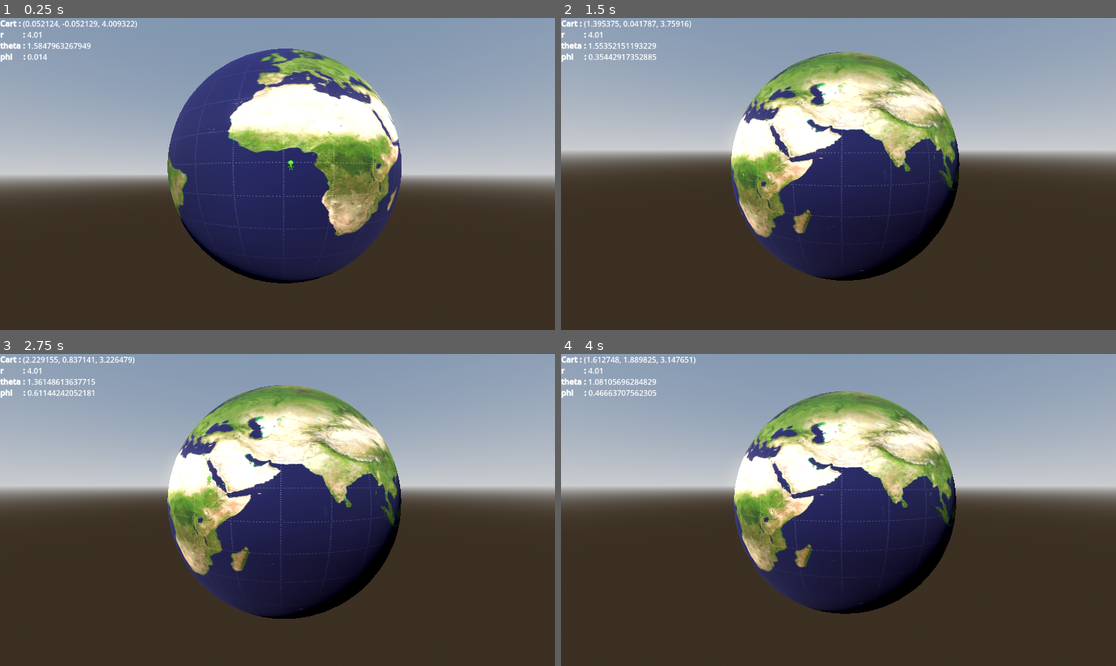
Above: before the commit, frames 1-4 (two rows, left to right).
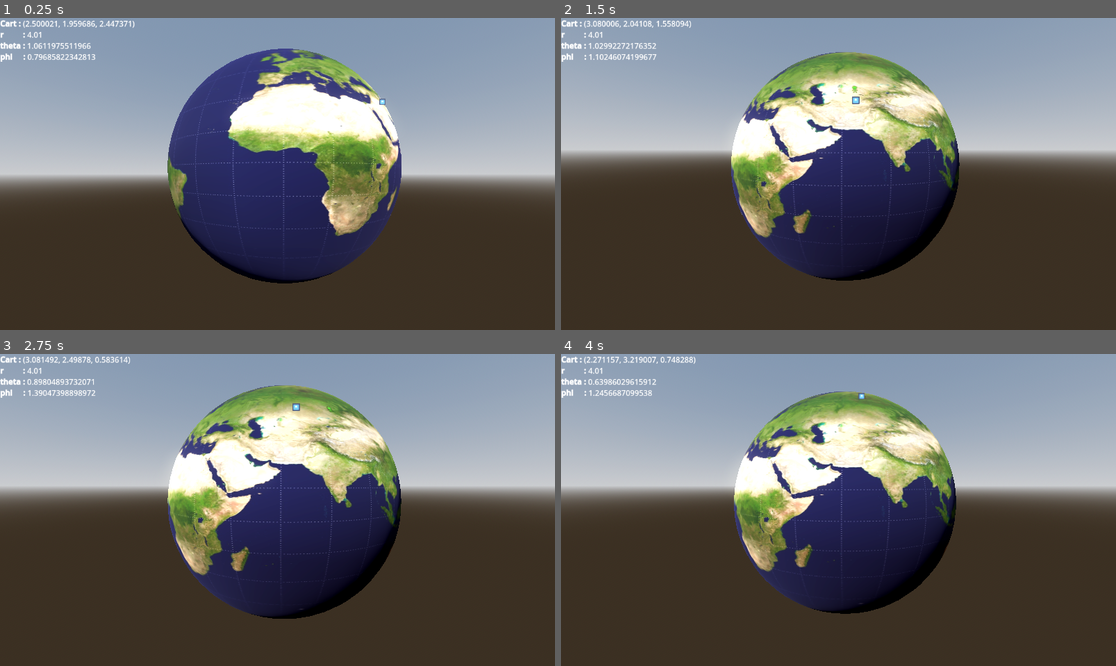
Above: after the commit, the same moments.

Repository: sillyLao/Minilings
Game: Godot game, scene res://scenes/game.tscn
Two runs of this game, one before a commit and one after it. Both use one fixed random seed, a clock stepped at 60 frames per second and the inputs below. The engine's default icon, where the game draws it, is replaced by a stand-in: a white triangle on a blue panel in a dark square.
Inputs (mouse positions are in pixels of both pictures, inside the frame that each line leads up to):
- Up to frame 1 (0.25 s): no input
- Up to frame 2 (1.5 s): move the mouse to (960, 158) at 0.52 s; hold Right (ui_right) 0.53-1.28 s; hold Right mouse button (camera_rotate) 0.53-1.28 s; move the mouse to (810, 174) at 1.27 s; hold Up (ui_up) from 1.28 s (still down); tap Mouse wheel down (scroll_down) at 1.35 s
- Up to frame 3 (2.75 s): move the mouse to (333, 441) at 2.02 s; release Up (ui_up) at 2.03 s; hold Right (ui_right) from 2.03 s (still down); tap Mouse wheel up (scroll_up) at 2.1 s
- Up to frame 4 (4 s): move the mouse to (810, 572) at 2.77 s; release Right (ui_right) at 2.78 s; hold Up (ui_up) 2.78-3.53 s; right-click (810, 572) at 2.85 s; move the mouse to (1005, 556) at 3.52 s; hold Left (ui_left) from 3.53 s (still down); tap Mouse wheel down (scroll_down) at 3.6 s

The runs differ from the first frame. In frame 1, 0.5% of the frame differs, in the area x 4-70%, y 0-49%; in frame 2, 0.4%; in frame 3, 0.4%; in frame 4, 0.4%.

Commit message:
collision & raycast

Diff:
--- a/scenes/gaia.tscn
+++ b/scenes/gaia.tscn
@@ -1,9 +1,10 @@
-[gd_scene load_steps=7 format=3 uid="uid://b5sykql048wnj"]
+[gd_scene load_steps=8 format=3 uid="uid://b5sykql048wnj"]
 
 [ext_resource type="Script" uid="uid://dpl7bvaryr72m" path="res://scripts/gaia.gd" id="1_6tpek"]
 [ext_resource type="Texture2D" uid="uid://cyy705txl7dof" path="res://assets/gaia_idle.png" id="1_tvtma"]
 [ext_resource type="Script" uid="uid://bgm5ndkfxjipm" path="res://scripts/ia.gd" id="3_vcow4"]
 [ext_resource type="Script" uid="uid://c2cuj34uwujk0" path="res://scripts/wander.gd" id="4_tlcuw"]
+[ext_resource type="Texture2D" uid="uid://c1yunoorcpa1u" path="res://icon.svg" id="4_watpk"]
 
 [sub_resource type="AtlasTexture" id="AtlasTexture_6tpek"]
 atlas = ExtResource("1_tvtma")
@@ -32,6 +33,15 @@
 [node name="Timer" type="Timer" parent="IA"]
 one_shot = true
 
+[node name="RayCast3D" type="RayCast3D" parent="IA"]
+
+[node name="Sprite3D" type="Sprite3D" parent="IA/RayCast3D"]
+transform = Transform3D(0.135, 0, 0, 0, 0.135, 0, 0, 0, 0.135, 0, 0, 0)
+billboard = 1
+shaded = true
+no_depth_test = true
+texture = ExtResource("4_watpk")
+
 [node name="Wander" type="Node" parent="IA"]
 script = ExtResource("4_tlcuw")
 speed = 1.0
--- a/scenes/game.tscn
+++ b/scenes/game.tscn
@@ -38,6 +38,13 @@
 rings = 40
 material = SubResource("StandardMaterial3D_e2o6t")
 
+[node name="Collisions" type="StaticBody3D" parent="Planète"]
+
+[node name="CollisionPolygon3D" type="CollisionPolygon3D" parent="Planète/Collisions"]
+transform = Transform3D(0.81532, 0, -0.579011, 0, 1, 0, 0.579011, 0, 0.81532, 7.7037, 1.23516, -12.3896)
+depth = 25.455
+polygon = PackedVector2Array(-0.0308684, 2.01396, -0.479361, 1.55347, -0.82954, 1.10301, -0.933524, -0.164417, -0.47478, -0.858239, -0.53239, -1.59956, -1.2786, -1.96922, -2.15517, -1.60426, -2.09931, -3.1518, 0.357905, -5.00589, 2.68516, -4.66014, 1.71314, -3.98919, 1.16451, -3.04874, 2.7313, -2.37453, 3.65453, -1.52096, 3.9028, -0.727282, 3.77084, 0.31521, 2.37844, 0.924751, 2.09981, 1.96119, 1.54582, 1.78803, 0.64266, 2.17229, 0.35644, 1.95378)
+
 [node name="gaia" parent="." instance=ExtResource("2_lnu2h")]
 transform = Transform3D(0.025, 0, 0, 0, 0.025, 0, 0, 0, 0.025, 0, 0, 0)
 
@@ -54,3 +61,5 @@
 text = "[b]r         : [/b]
 [b]theta : [/b]
 [b]phi     : [/b]"
+
+[editable path="gaia"]
--- a/scripts/gaia.gd
+++ b/scripts/gaia.gd
@@ -3,8 +3,8 @@
 @onready var planet : CSGSphere3D = $"../Planète"
 
 var r : float
-var theta : float = PI/2
-var phi : float = 0
+var theta : float = PI/3
+var phi : float = PI/4
 var PT : Vector2
 
 func _ready():
@@ -28,3 +28,4 @@
 	var dir = planet.position.direction_to(position)
 	rotation = Vector3(theta+PI/2, phi, float(theta-PI < 0)*PI)
 	PT = Vector2(phi, theta)
+	move_and_slide()
--- a/scripts/ia.gd
+++ b/scripts/ia.gd
@@ -1,25 +1,56 @@
 extends Node
 
+@onready var planet : CSGSphere3D = $"../../Planète"
 @onready var agent : CharacterBody3D = $".."
 @onready var timer : Timer = $"Timer"
 @onready var Wander = $"Wander"
 
 var goal_pos : Vector2
+var theta_speed : float
+var phi_speed : float
 
 func _ready():
 	await agent.ready
 	doWander()
 
 func _physics_process(delta):
-	agent.theta = move_toward(agent.theta, goal_pos.y, Wander.speed/1000)
-	agent.phi = move_toward(agent.phi, goal_pos.x, Wander.speed/1000)
+	if not goal_pos == agent.PT:
+		agent.theta = move_toward(agent.theta, goal_pos.y, theta_speed/1000)
+		agent.phi = move_toward(agent.phi, goal_pos.x, phi_speed/1000)
+	if $RayCast3D.is_colliding():
+		print(4)
+
+func WillCollide(pos : Vector2) -> bool:
+	var r = planet.radius
+	var theta = pos.y
+	var phi = pos.x
+	var goal_cart = Vector3(r*sin(theta)*sin(phi), r*cos(theta), r*sin(theta)*cos(phi))
+	var goal_diff = agent.position - goal_cart
+	$RayCast3D.position = agent.position
+	$RayCast3D.target_position = -goal_diff
+	$RayCast3D.force_raycast_update()
+	$RayCast3D/Sprite3D.position = -goal_diff
+	print("eeee  " + str($RayCast3D.get_collider()))
+	print("eeee  " + str($RayCast3D.is_colliding()))
+	return $RayCast3D.is_colliding()
 
 func doWander():
+	print(1)
+	var can_move := false
+	var temp_goal_pos = agent.PT
+	while not can_move:
+		temp_goal_pos = Wander.LookForPos(agent.PT)
+		can_move = !WillCollide(temp_goal_pos)
+	goal_pos = temp_goal_pos
+
+	if goal_pos.x > goal_pos.y:
+		theta_speed = (abs(agent.theta-goal_pos.y)*Wander.speed/abs(agent.phi-goal_pos.x))
+		phi_speed = Wander.speed
+	else:
+		phi_speed = (abs(agent.phi-goal_pos.x)*Wander.speed/abs(agent.theta-goal_pos.y))
+		theta_speed = Wander.speed
 	timer.wait_time = Wander.speed
 	timer.start()
-	goal_pos = Wander.LookForPos(agent.PT)
-	print(agent.PT)
-	print(goal_pos)
 
 func _on_timer_timeout():
 	doWander()
